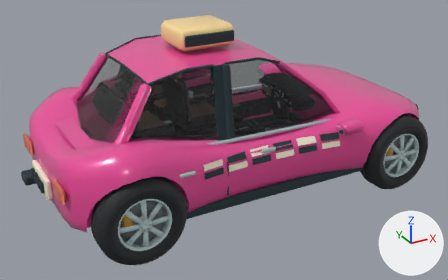
A saved change to the glTF model public/models/taxi.glb.
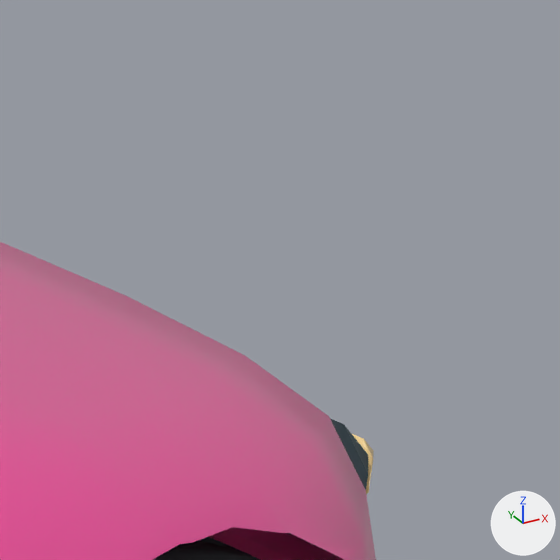
The first picture shows the older version from a camera (50 mm lens) standing at (-1.408, -2.464, 1.468) and looking at (-0.079, -0.047, 0.259). The close-ups show the older and then the newer version on the part from 86% to 97% of the width and 24% to 41% of the height of that picture. Only the edits that show in the close-ups are written down. The axes (+X, +Y, +Z) are drawn at lower right. The lights are the same throughout. Vertices at exactly the same position are counted once.

The older version as bpy lines, for what is in view:
```python
me_cube_1062 = bpy.data.meshes.new('Cube.1062')
me_cube_1062.from_pydata(...)  # 1216 vertices, 2260 faces; spans x -0.74..0.4, y -0.462..0.462, z 0.272..0.662
me_cube_1062.materials.append(mat_wheel_hubs)  # pale blue #c4d9da
me_cube_1072 = bpy.data.meshes.new('Cube.1072')
me_cube_1072.from_pydata(...)  # 72 vertices, 132 faces; spans x -0.325..0.927, y -0.316..0.316, z 0.314..0.84
me_cube_1072.materials.append(mat_headlamp)  # beige #ffdf9c
me_rounded_hatchback_shell_001 = bpy.data.meshes.new('Rounded hatchback shell.001')
me_rounded_hatchback_shell_001.from_pydata(...)  # 1329 vertices, 2555 faces; spans x -0.94..0.93, y -0.5..0.5, z 0.12..0.73
me_rounded_hatchback_shell_001.materials.append(mat_paint_taxi)  # pink #ec4899
ob_headlamp_004 = bpy.data.objects.new('Headlamp.004', me_cube_1072)
ob_headlamp_004.location = (0.0, 0.0, 0.0)
ob_paint_taxi = bpy.data.objects.new('Paint taxi', me_rounded_hatchback_shell_001)
ob_paint_taxi.location = (0.0, 0.0, 0.0)
ob_wheel_hubs_004 = bpy.data.objects.new('Wheel hubs.004', me_cube_1062)
ob_wheel_hubs_004.location = (0.0, 0.0, 0.0)
# also in view: 'Rolling wheels.004' at (-0.005, 0.0, 0.19); 'Tyre rubber.004' at (-0.017, 0.0, 0.467)
```
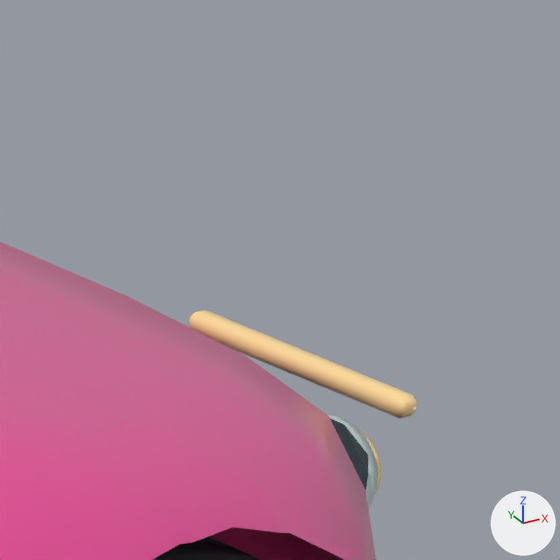
What differs and where, as boxes [x1, y1, x2, y2] in the close-ups (560 x 560 px):
'Headlamp.004', reshaped
    before: [351, 433, 373, 494]
    after: [189, 310, 417, 493]
'Wheel hubs.004', reshaped (not visible before)
    after: [326, 414, 377, 508]
part 2 of me_cube_1072, added (mostly hidden)
    after: [362, 432, 381, 493]
part 3 of me_cube_1072, added (beige)
    after: [189, 310, 417, 418]
part 4 of me_cube_1072, deleted
    before: [351, 433, 373, 494]

The change, as a diff of the scene's bpy script:
```diff
--- a/public/models/taxi.glb.py
+++ b/public/models/taxi.glb.py
@@ me_cube_1062 @@
 # used by ob_wheel_hubs_004; location = (0.0, 0.0, 0.0)
-me_cube_1062.from_pydata(...)  # 1216 vertices, 2260 faces; spans x -0.74..0.4, y -0.462..0.462, z 0.272..0.662
+me_cube_1062.from_pydata(...)  # 1616 vertices, 3044 faces; spans x -0.74..0.931, y -0.462..0.462, z 0.272..0.662
+# me_cube_1062 part 1: the loose piece of 100 vertices spanning x 0.14..0.145, y -0.035..-0.019, z 0.442..0.458 is copied, and the copy is scaled about its middle by (3.4, 3.22, 3.22), then moved by (0.781, -0.261, -0.129); it spans x 0.914..0.931, y -0.314..-0.262, z 0.295..0.347
+# other edits to the shape of me_cube_1062 do not show in these pictures
 me_cube_1062.materials.append(mat_wheel_hubs)
@@ me_cube_1072 @@
 # used by ob_headlamp_004; location = (0.0, 0.0, 0.0)
-me_cube_1072.from_pydata(...)  # 72 vertices, 132 faces; spans x -0.325..0.927, y -0.316..0.316, z 0.314..0.84
+me_cube_1072.from_pydata(...)  # 472 vertices, 916 faces; spans x -0.325..0.944, y -0.317..0.317, z 0.302..0.84
+# me_cube_1072 part 2: a new loose piece of 100 vertices spanning x 0.93..0.938, y -0.307..-0.269, z 0.302..0.34, in mat_headlamp (beige #ffdf9c)
+# me_cube_1072 part 3: a new loose piece of 24 vertices spanning x 0.932..0.944, y -0.317..-0.183, z 0.352..0.362, in mat_headlamp (beige #ffdf9c)
+# me_cube_1072 part 4: 24 vertices removed from x 0.912..0.927, y -0.316..-0.184, z 0.314..0.344
+# other edits to the shape of me_cube_1072 do not show in these pictures
 me_cube_1072.materials.append(mat_headlamp)
```
